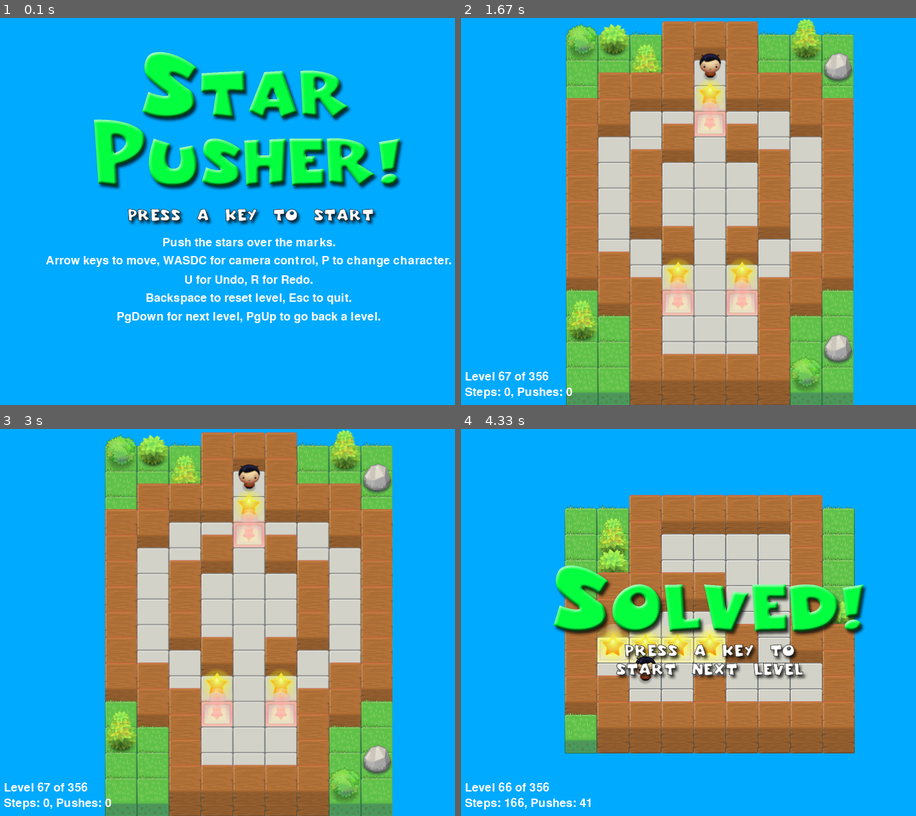
Above: before the commit, frames 1-4 (two rows, left to right).
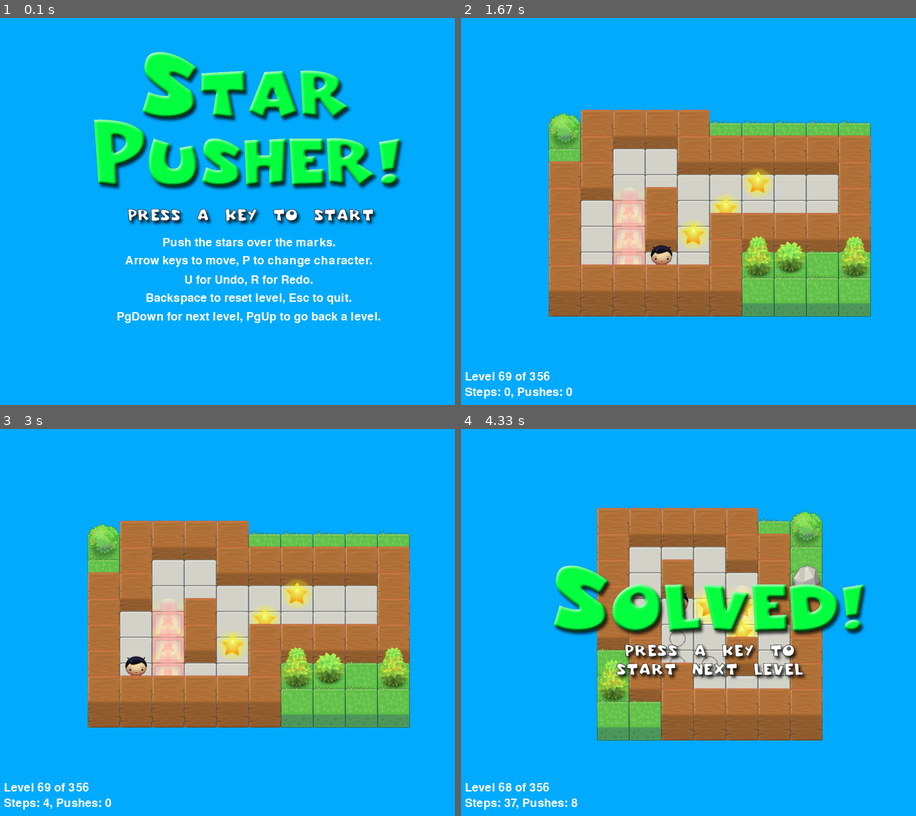
Above: after the commit, the same moments.

Repository: rm369/makinggames
Game: pygame game, started from starpusher.py
Same seed, same stepped clock (60 frames per second), same inputs: the game is played once before the commit and once after it.
Inputs (mouse positions are in pixels of both pictures, inside the frame that each line leads up to):
- Up to frame 1 (0.1 s): no input
- Up to frame 2 (1.67 s): click (761, 296) at 0.88 s; hold Up 1.17-1.63 s; move the mouse to (784, 76) at 1.2 s
- Up to frame 3 (3 s): hold Right 1.67-2.13 s; move the mouse to (309, 657) at 1.7 s; hold Left 2.17-2.77 s
- Up to frame 4 (4.33 s): tap Page Up at 3.45 s; move the mouse to (715, 661) at 4.18 s

The runs differ from the first frame. In frame 1, 1.1% of the frame differs, in the area x 10-100%, y 61-65%; in frame 2, 56%, in the area x 9-91%, y 0-100%; in frame 3, 56%; in frame 4, 28%.

Commit message:
- store state only if changed - small optimizations

Diff:
--- a/starpusher.py
+++ b/starpusher.py
@@ -20,7 +20,6 @@
 TILEHEIGHT = 85
 TILEFLOORHEIGHT = 40
 
-CAM_MOVE_SPEED = 10  # how many pixels per frame the camera moves
 KEYDELAY = 300  # keyboard autorepeat parameters
 KEYINTERVAL = 80
 FRAMERATE = 50  # framerate for player automove
@@ -103,10 +102,12 @@
 
     # load game state
     try:
-        with bz2.open(f"{GAMESTATEFILE}", 'rb') as f:
-            gameStates = pickle.loads(f.read())
+        with open(f"{GAMESTATEFILE}", 'rb') as f:
+            oldState = f.read()
+            gameStates = pickle.loads(bz2.decompress(oldState))
     except:
         # no (valid) state file: initialize game state, level 0
+        oldState = None
         gameStates = {'levelNum': 0,
                       'currentImage': 1,
                       0: initGameState(levels, 0)}
@@ -134,9 +135,11 @@
             gameStateObj['redoStack'] = redoStack
             gameStates[gameStates['levelNum']] = gameStateObj
         elif result == 'quit':
-            # save game state
-            with bz2.open(f"{GAMESTATEFILE}", 'wb') as f:
-                f.write(pickle.dumps(gameStates))
+            # save game state if changed
+            newState = bz2.compress(pickle.dumps(gameStates))
+            if oldState != newState:
+                with open(f"{GAMESTATEFILE}", 'wb') as f:
+                    f.write(newState)
             terminate()
 
         if not gameStates['levelNum'] in gameStates:  # game state for this level already exists: use existing
@@ -449,7 +452,7 @@
     # a time, so we can't use strings with \n newline characters in them.
     # So we will use a list with each line in it.
     instructionText = ['Push the stars over the marks.',
-                       'Arrow keys to move, WASDC for camera control, P to change character.',
+                       'Arrow keys to move, P to change character.',
                        'U for Undo, R for Redo.',
                        'Backspace to reset level, Esc to quit.',
                        'PgDown for next level, PgUp to go back a level.']
@@ -472,8 +475,7 @@
 
 
 def startScreen():
-    """Display the start screen until the player presses a key.
-    Returns None."""
+    """Display the start screen until the player presses a key."""
 
     redrawNeeded = True
     while True:  # Main loop for the start screen.
@@ -694,7 +696,7 @@
 
 
 def mouseToTilePosition(mapObj, winPos, stretchfactor):
-    if stretchfactor < 1.0 and stretchfactor > 0.0:  # if map stretched
+    if 0.0 < stretchfactor < 1.0:  # if map stretched
         # calc virtual mouse position as if it was not stretched
         winPos = (HALF_WINWIDTH + (winPos[0] - HALF_WINWIDTH) / stretchfactor,
                   HALF_WINHEIGHT + (winPos[1] - HALF_WINHEIGHT) / stretchfactor)
Binary file changed: starPusherState
